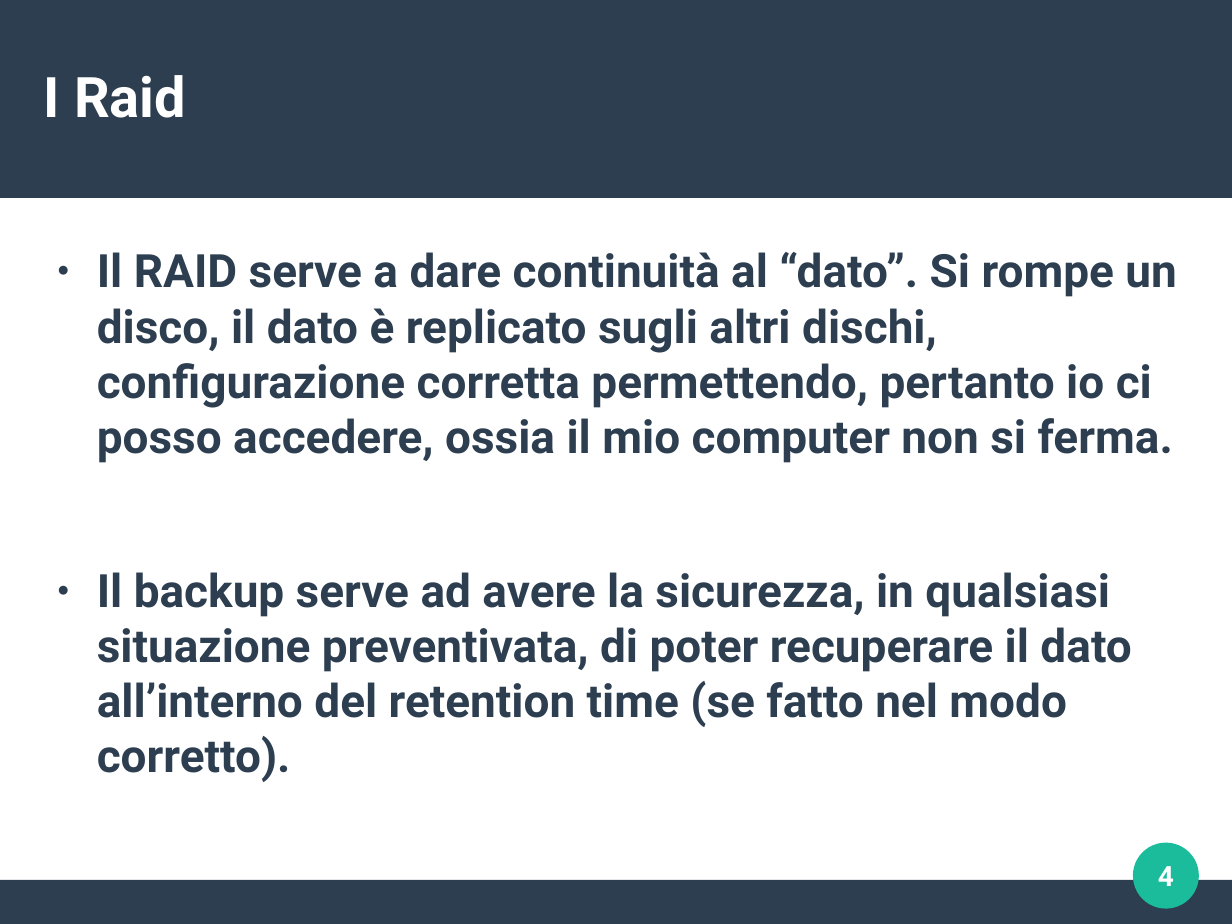
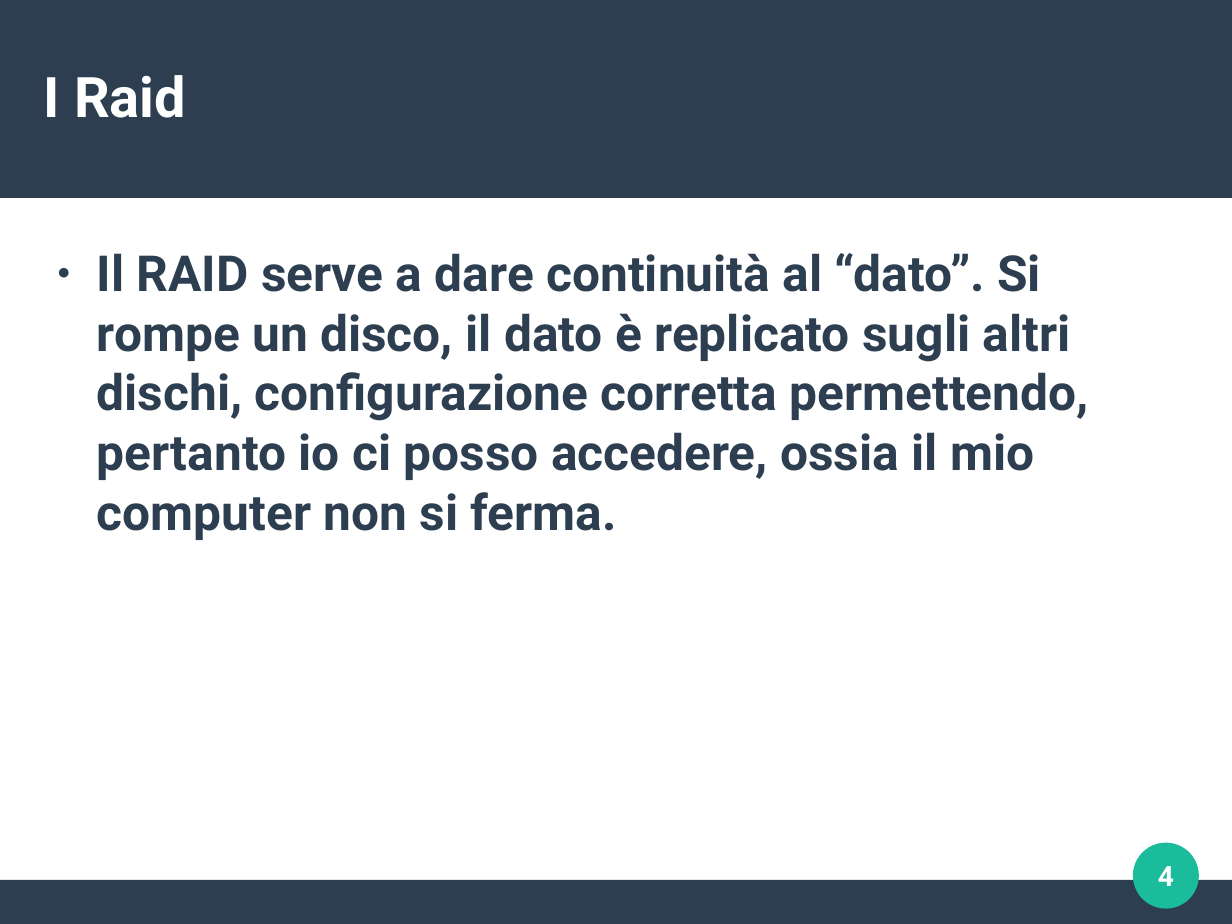
Before and after one commit to Brombe74/Debian-VM, a slide deck: slide 4 of Presentazione_sistemi.odp. Drawn at 1232x924 pixels with LibreOffice and Linux fonts; fonts in the diff are those of the drawing. Boxes give left, top, right and bottom in pixels: in the first picture for what was removed or moved away, otherwise in the second. Text is boxed around its words. In the diff, an @@ line names an element or a change of style, - is before the commit and + after.

```diff
--- a/Presentazione_sistemi.odp
+++ b/Presentazione_sistemi.odp
@@ text "Il RAID serve a dare ..." at [97, 253, 1089, 540]: size 29.6 to 32 pt @@
@@ text at [97, 572, 1131, 782]: paragraph removed @@
-● Il backup serve ad avere la sicurezza, in qualsiasi situazione preventivata, di poter recuperare il dato all’interno del retention time (se fatto nel modo corretto).
```
Also in this commit, not shown: 1 other slide changed, 1 slide added, 1 slide removed.
